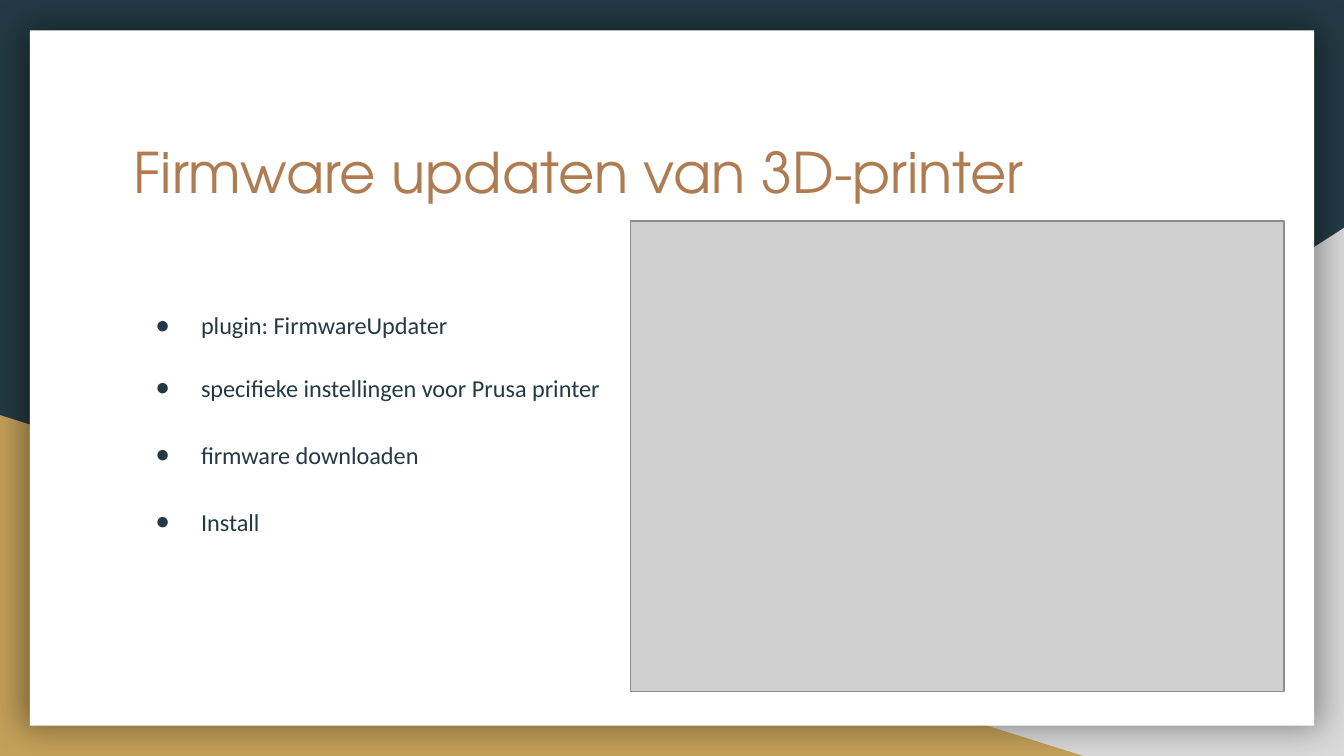
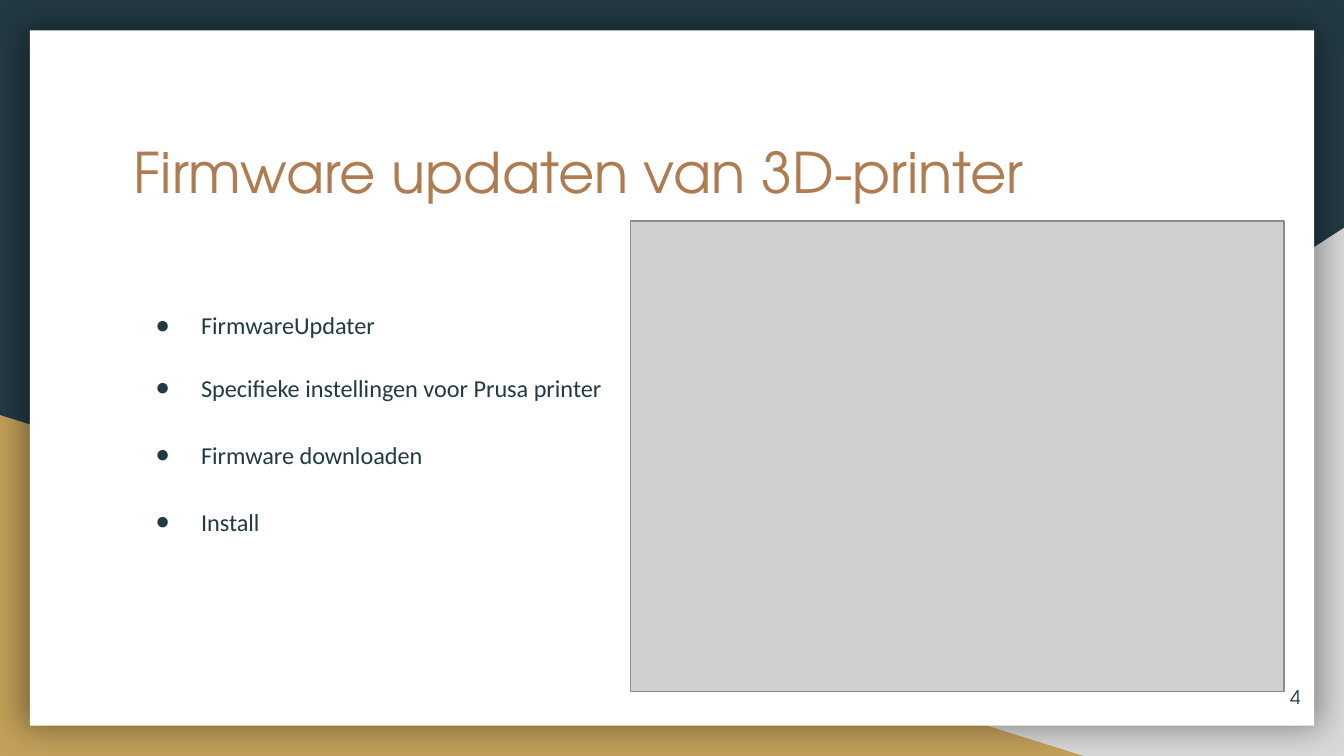
Before and after one commit to 12003586/PEM-3D-printer, a slide deck: slide 4 of PEM_3D_Printer_Presentatie_2223.pptx. Drawn at 1344x756 pixels with LibreOffice and Linux fonts; fonts in the diff are those of the drawing; grey boxes stand for pictures. Boxes give left, top, right and bottom in pixels: in the first picture for what was removed or moved away, otherwise in the second. Text is boxed around its words. In the diff, an @@ line names an element or a change of style, - is before the commit and + after.

```diff
--- a/PEM_3D_Printer_Presentatie_2223.pptx
+++ b/PEM_3D_Printer_Presentatie_2223.pptx
@@ text at (x1=201, y1=317, x2=602, y2=464): text changed @@
-● plugin: FirmwareUpdater
-● specifieke instellingen voor Prusa printer
-● firmware downloaden
+● FirmwareUpdater
+● Specifieke instellingen voor Prusa printer
+● Firmware downloaden
@@ page number added at (x1=1290, y1=690, x2=1300, y2=704), 10 pt, text #233A44 @@
+4
```
Also in this commit, not shown: 17 other slides changed, 1 slide added, 1 slide removed, 1 other file.
